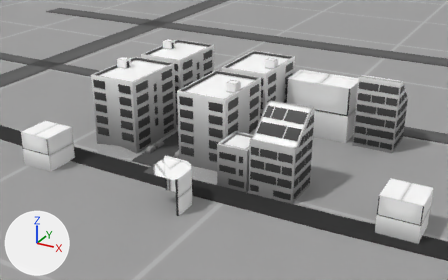
The Blender file .src/models/mapnew.blend: old version first, new version second.
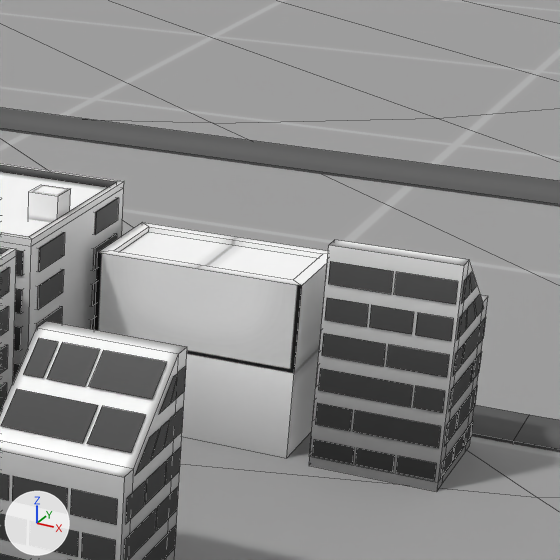
Old and new are each drawn from a 50 mm lens placed at (16.75, -34.06, 17.04), pointed at (-0.55, -2.62, 1.32) and again close up on the part from 57% to 96% of the width and 0% to 62% of the height. Lighting does not change. The marker at lower left points along +X, +Y and +Z. The close-ups show mesh edges as thin lines.

Objects in the first close-up: 'BuildingApt.002', 'BuildingApt.003', 'BuildingOfficeA', 'BuildingSlantedRoof', 'BuildingSlantedRoof.001', 'MapGround', 'MapRoads'.
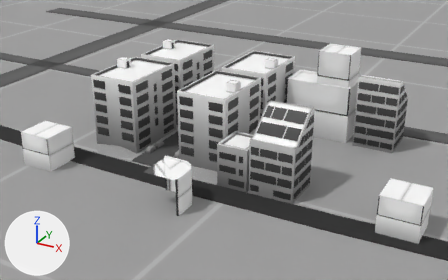
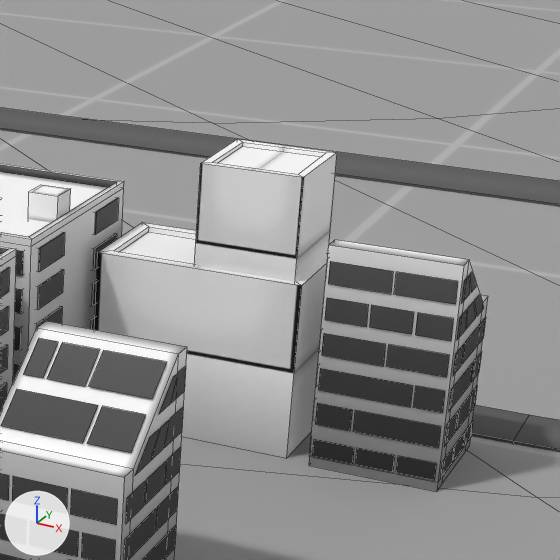
The edits, one by one:
me_cube_002 is used by ob_buildingofficea; location (4.34, 1.51, 1.44).
me_cube_002 had 16 vertices, 14 faces and spanned x -2.06..2.06, y -1.13..1.13, z 0.0..3.51.
me_cube_002 now has 32 vertices, 28 faces and spans x -2.06..2.06, y -1.13..1.13, z 0.0..5.52.
me_cube_002 part 1: a new loose piece of 16 vertices spanning x -0.11..1.89, y -1.0..1.0, z 2.4..5.52, in mat_atlasmat.

Pixel boxes [x1, y1, x2, y2] of what changed, in the close-ups (560 x 560 px):
'BuildingOfficeA', reshaped (35% taller): before [94, 222, 328, 458]; after [94, 139, 337, 458]
part 1 of me_cube_002, added: after [194, 139, 337, 282]
